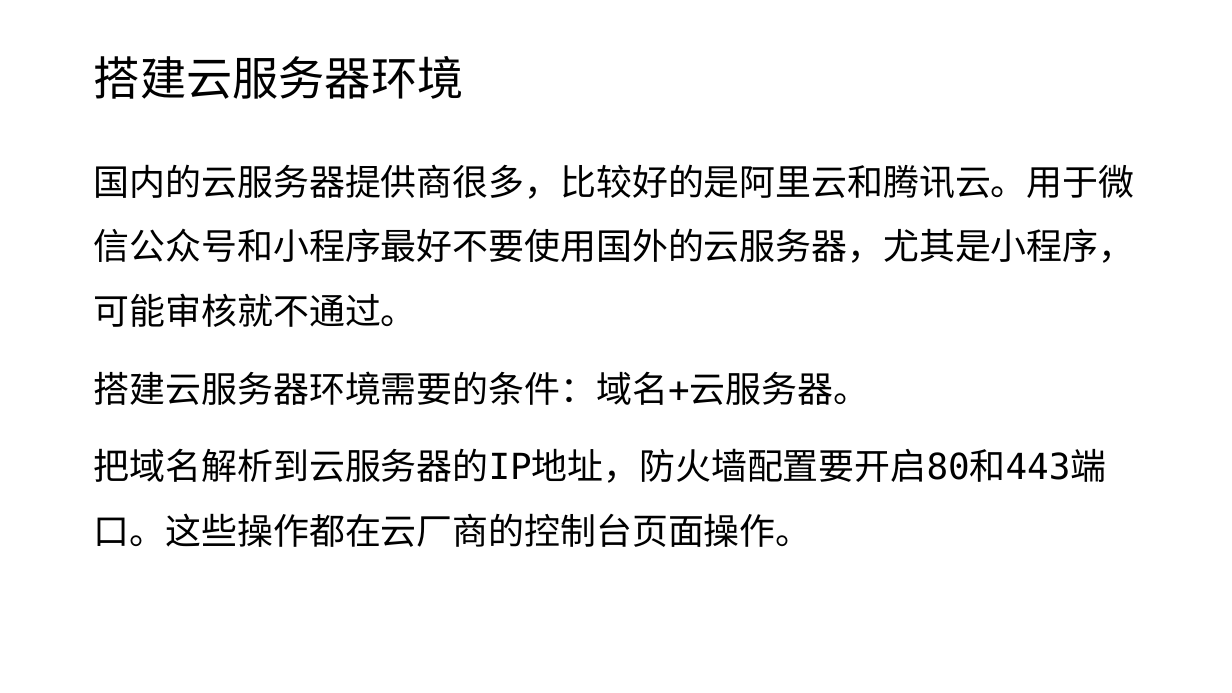
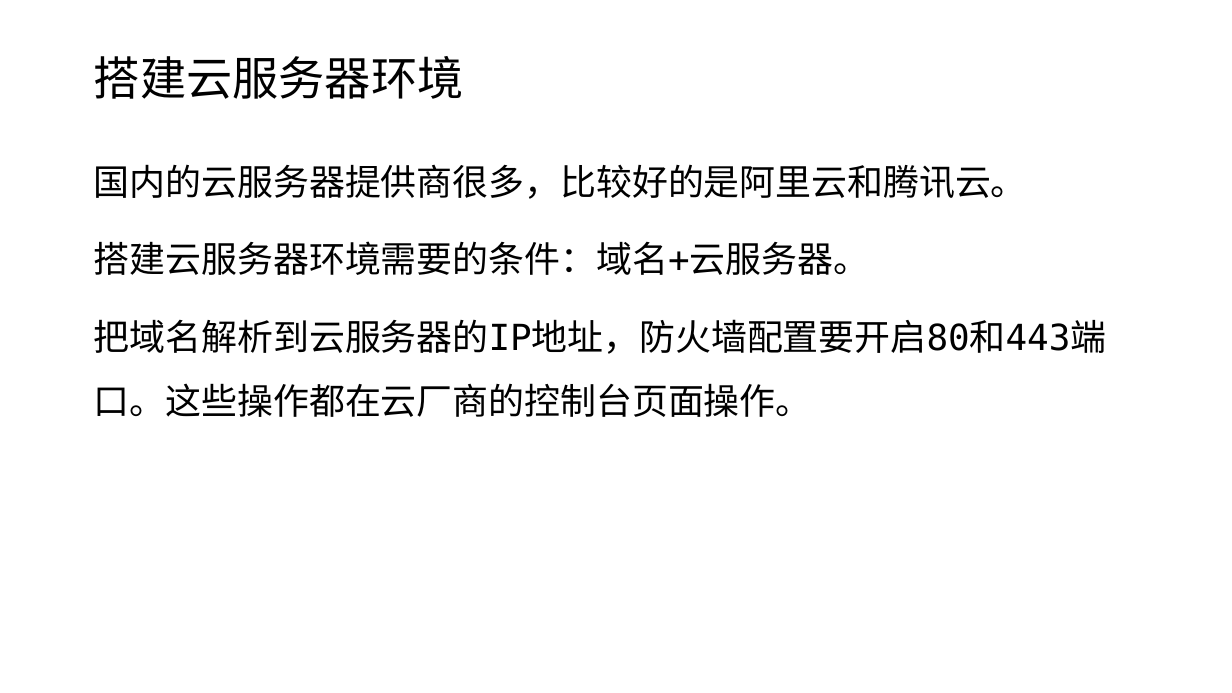
Before and after one commit to edu2act/course-wechat-and-miniprogram, a slide deck: slide 9 of ch01/技术清单.pptx (slide 7 before the commit). Drawn at 1232x693 pixels with LibreOffice and Linux fonts; fonts in the diff are those of the drawing. Boxes give left, top, right and bottom in pixels: in the first picture for what was removed or moved away, otherwise in the second. Text is boxed around its words. In the diff, an @@ line names an element or a change of style, - is before the commit and + after.

```diff
--- a/ch01/技术清单.pptx
+++ b/ch01/技术清单.pptx
@@ text at box(94, 164, 1027, 199): text changed @@
-国内的云服务器提供商很多，比较好的是阿里云和腾讯云。用于微信公众号和小程序最好不要使用国外的云服务器，尤其是小程序，可能审核就不通过。
+国内的云服务器提供商很多，比较好的是阿里云和腾讯云。
```
Also in this commit, not shown: 1 other slide changed, 4 other files.
